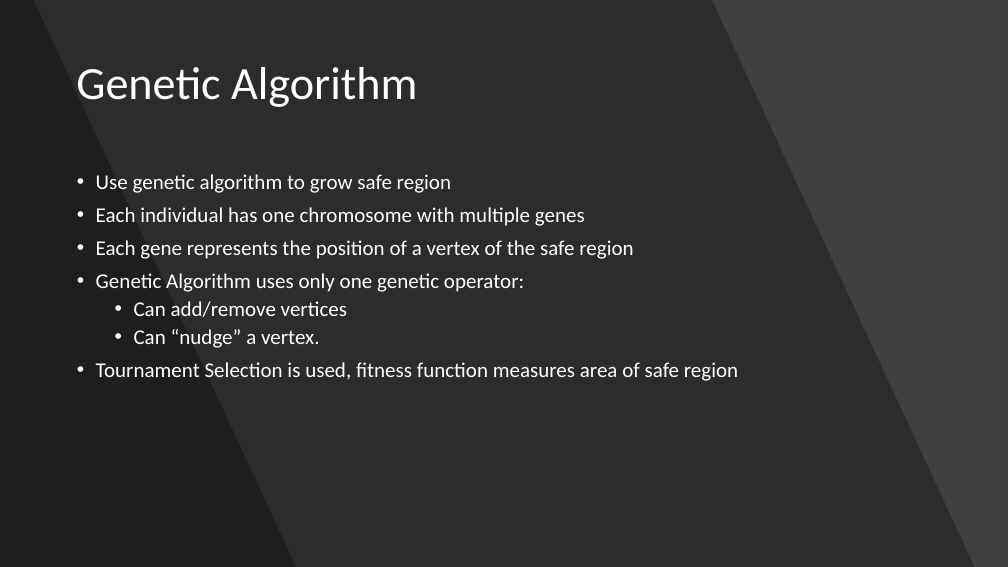
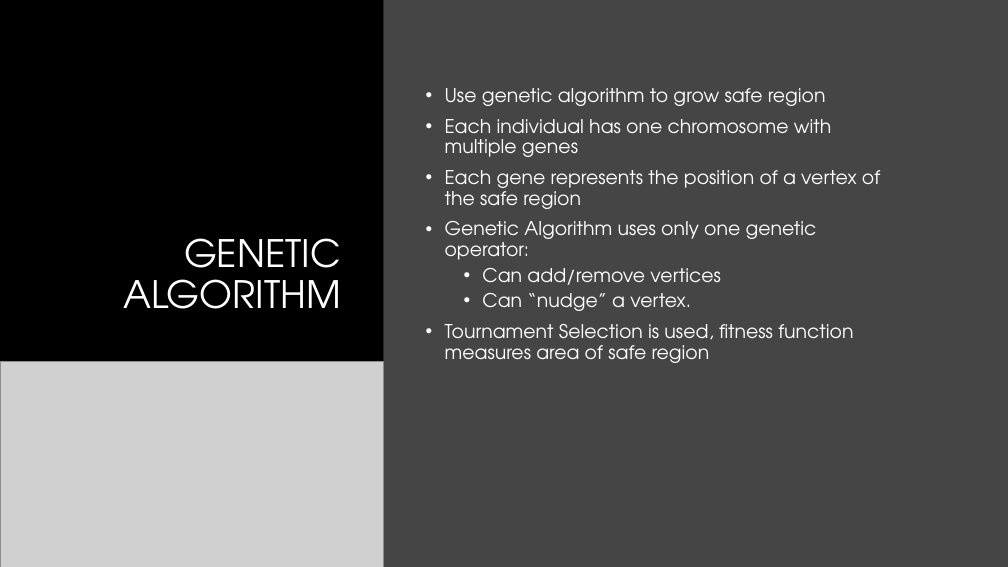
Before and after one commit to jdewaen/PathPlanner, a slide deck: slide 60 of report/final-presentation.pptx (slide 57 before the commit). Drawn at 1008x567 pixels with LibreOffice and Linux fonts; fonts in the diff are those of the drawing; grey boxes stand for pictures; background and template pictures are left out. Boxes give left, top, right and bottom in pixels: in the first picture for what was removed or moved away, otherwise in the second. Text is boxed around its words. In the diff, an @@ line names an element or a change of style, - is before the commit and + after.

```diff
--- a/report/final-presentation.pptx
+++ b/report/final-presentation.pptx
@@ background #404040 to #000000 @@
@@ freeform shape removed at <box>0,0,975,567</box> @@
@@ freeform shape removed at <box>0,0,296,567</box> @@
@@ rectangle added at <box>0,0,383,567</box>, fill #000000 @@
@@ rectangle added at <box>383,0,1008,567</box>, fill #454545 @@
@@ text "Use genetic algorithm to grow ...": place and size @@
-text "Use genetic algorithm to grow ..." at <box>96,174,738,381</box>
+text "Use genetic algorithm to grow ..." at <box>445,88,880,363</box>
@@ text "Use genetic algorithm to grow ..." at <box>445,88,880,363</box>: size 20 to 18 pt, font Calibri to TeX Gyre Adventor; vertical alignment top to middle @@
@@ title at <box>123,238,341,309</box>: text changed; size 44 to 36 pt; font Calibri to TeX Gyre Adventor @@
-Genetic Algorithm
+GENETIC ALGORITHM
@@ picture added at <box>0,361,383,567</box> @@
```
Also in this commit, not shown: 70 other slides changed, 14 slides added, 10 slides removed, 12 other files.
